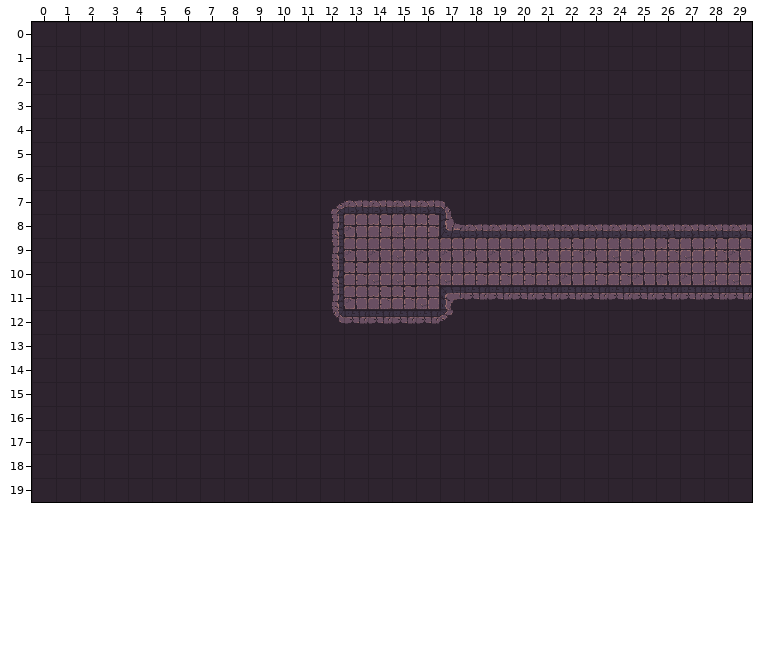
Tiled map -- assets/maps/Dungeon/Hall/MapxRxx.tmx. That is the earlier state.
Cells are 32x32 px. Shown: x 0..29, y 0..19.
The result:
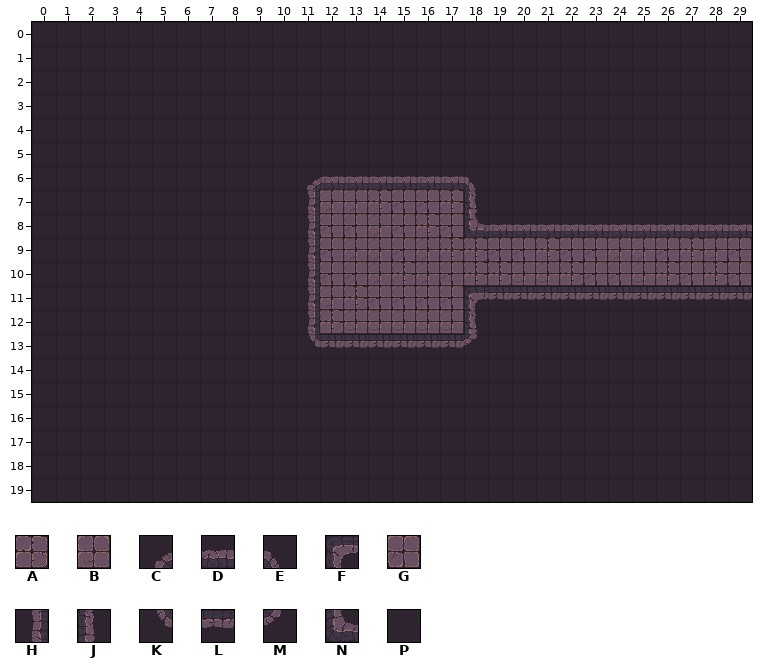
Key: from "Dungeon Crawler Tileset": A 0, B 1, C 2, D 3, E 4, F 5, G 10, H 12, J 14, K 22, L 23, M 24, N 35, P 57.
_ is an empty cell.
Tiles replaced or removed in this view: A, B, C, D, E, F, G, H, K, L, M, N, P.
The edit:
Changed rows in their new state; . is an unchanged cell.
Layer "Tile layer 1":
first column x 11:
 6 CDDDDDDE...........
 7 HBBAGGAJ...........
 8 HG.BG.GN...........
 9 HGBBGBAA..AG..BGAB.
10 HGG.ABG..BBAGGBA.AG
11 HBAGGGGF...........
12 HABBBBBJ...........
13 KLLLLLLM...........
Boxes around the changes in both pictures, in picture pixels (x1, y1, x2, y2):
changed: (307, 176, 488, 348)
changed: (512, 238, 751, 285)
